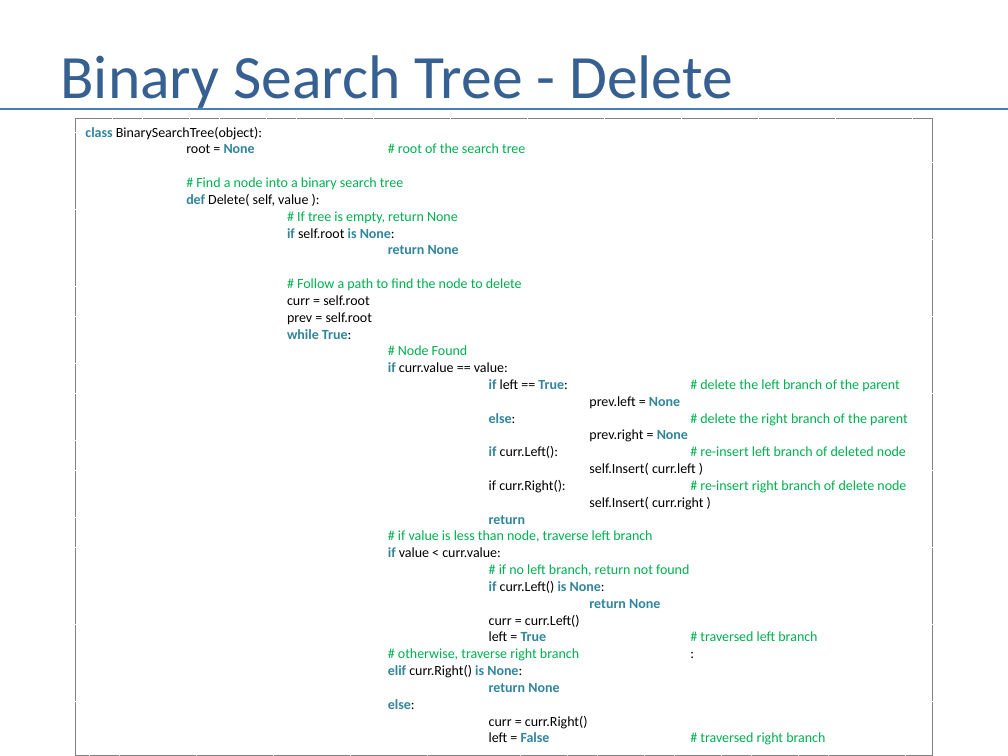
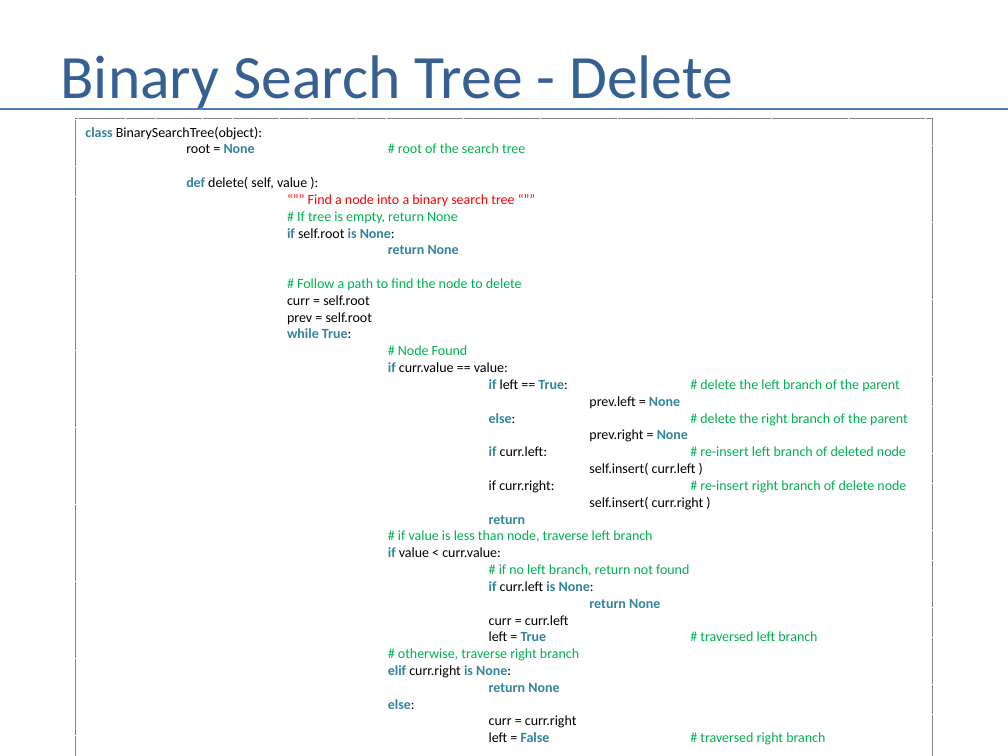
Before and after one commit to andrewferlitsch/Portland-Data-Science-Group, a slide deck: slide 59 of Presentations/Whiteboarding.pptx. Drawn at 1008x756 pixels with LibreOffice and Linux fonts; fonts in the diff are those of the drawing. Boxes give left, top, right and bottom in pixels: in the first picture for what was removed or moved away, otherwise in the second. Text is boxed around its words. In the diff, an @@ line names an element or a change of style, - is before the commit and + after.

```diff
--- a/Presentations/Whiteboarding.pptx
+++ b/Presentations/Whiteboarding.pptx
@@ text in rectangle at (x1=186, y1=177, x2=514, y2=207): text changed; text colour #00B050 to #FF0000 @@
-# Find a node into a binary search tree
-def Delete( self, value ):
+def delete( self, value ):
+“”” Find a node into a binary search tree “””
@@ text in rectangle at (x1=589, y1=446, x2=906, y2=510): text changed @@
-if curr.Left(): # re-insert left branch of deleted node
-self.Insert( curr.left )
-if curr.Right(): # re-insert right branch of delete node
-self.Insert( curr.right )
+if curr.left: # re-insert left branch of deleted node
+self.insert( curr.left )
+if curr.right: # re-insert right branch of delete node
+self.insert( curr.right )
@@ text in rectangle at (x1=489, y1=581, x2=594, y2=591): text changed @@
-if curr.Left() is None:
+if curr.left is None:
@@ text in rectangle at (x1=489, y1=615, x2=569, y2=625): text changed @@
-curr = curr.Left()
+curr = curr.left
@@ text in rectangle at (x1=388, y1=648, x2=579, y2=678): text changed @@
-# otherwise, traverse right branch :
-elif curr.Right() is None:
+# otherwise, traverse right branch
+elif curr.right is None:
@@ text in rectangle at (x1=489, y1=715, x2=577, y2=728): text changed @@
-curr = curr.Right()
+curr = curr.right
```
Also in this commit, not shown: 7 other slides changed.
